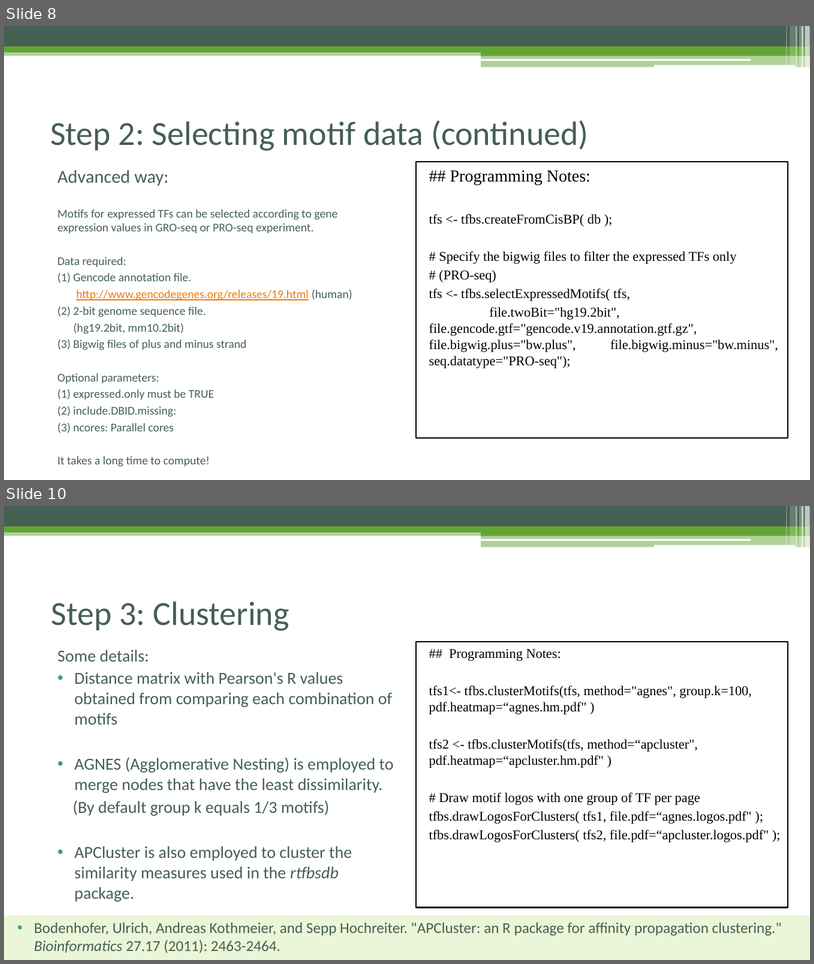
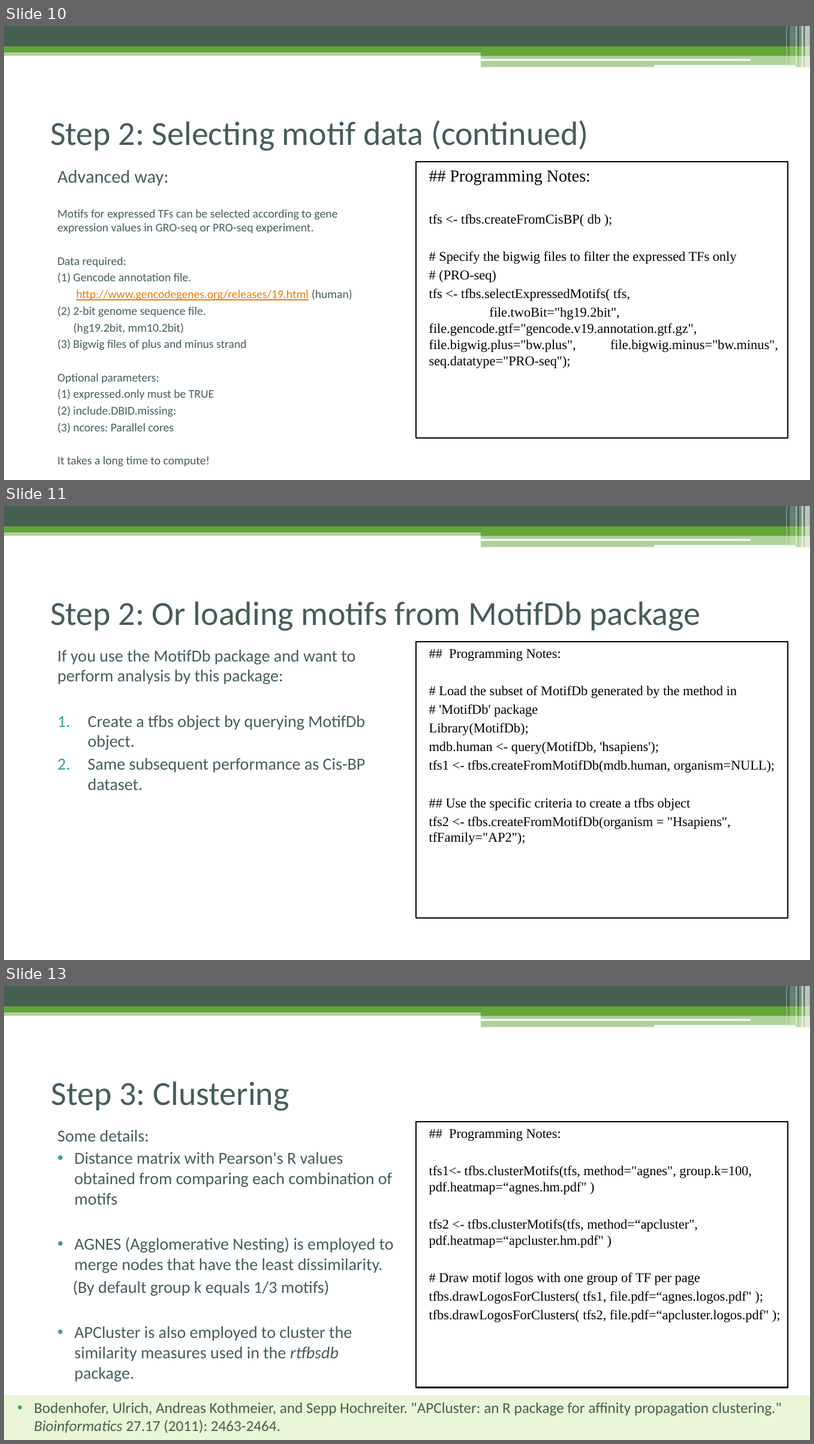
Before and after one commit to Danko-Lab/rtfbs_db, a slide deck: rtfbsdb-tutorial.pptx. Shown one above the other, each under a label of ours: slides 8 and 10 before the commit, slides 10, 11 and 13 after it; the slides between them are not shown. The pictures are 814x964 and 814x1444 pixels, drawn with LibreOffice and Linux fonts; fonts in the diff are those of the drawing. Boxes give left, top, right and bottom in pixels: in the first picture for what was removed or moved away, otherwise in the second. Text is boxed around its words. In the diff, an @@ line names an element or a change of style, - is before the commit and + after.

Commit message:
Importing HOCOMOCO and MotifDB.

```diff
--- a/rtfbsdb-tutorial.pptx
+++ b/rtfbsdb-tutorial.pptx
@@ slide 11 added at (x1=4, y1=506, x2=810, y2=960), background #FFFFFF; not listed: 13 template elements that a slide beside it also shows @@
@@ title added at (x1=50, y1=601, x2=701, y2=631), 40 pt, text #455F51 @@
+Step 2: Or loading motifs from MotifDb package
@@ text added at (x1=57, y1=649, x2=366, y2=790), 20 pt, text #455F51 @@
+If you use the MotifDb package and want to perform analysis by this package:
+1. Create a tfbs object by querying MotifDb object.
+2. Same subsequent performance as Cis-BP dataset.
@@ text added at (x1=416, y1=642, x2=789, y2=918), outline #000000 1.5 pt, 16 pt, text #000000 @@
+## Programming Notes:
+# Load the subset of MotifDb generated by the method in
+# 'MotifDb' package
+Library(MotifDb);
+mdb.human <- query(MotifDb, 'hsapiens');
+tfs1 <- tfbs.createFromMotifDb(mdb.human, organism=NULL);
+## Use the specific criteria to create a tfbs object
+tfs2 <- tfbs.createFromMotifDb(organism = "Hsapiens", tfFamily="AP2");
@@ what was slide 8 is now slide 10 @@
@@ what was slide 10 is now slide 13 @@
```
Also in this commit, not shown: 4 slides changed, 2 other slides added, 10 other files.
